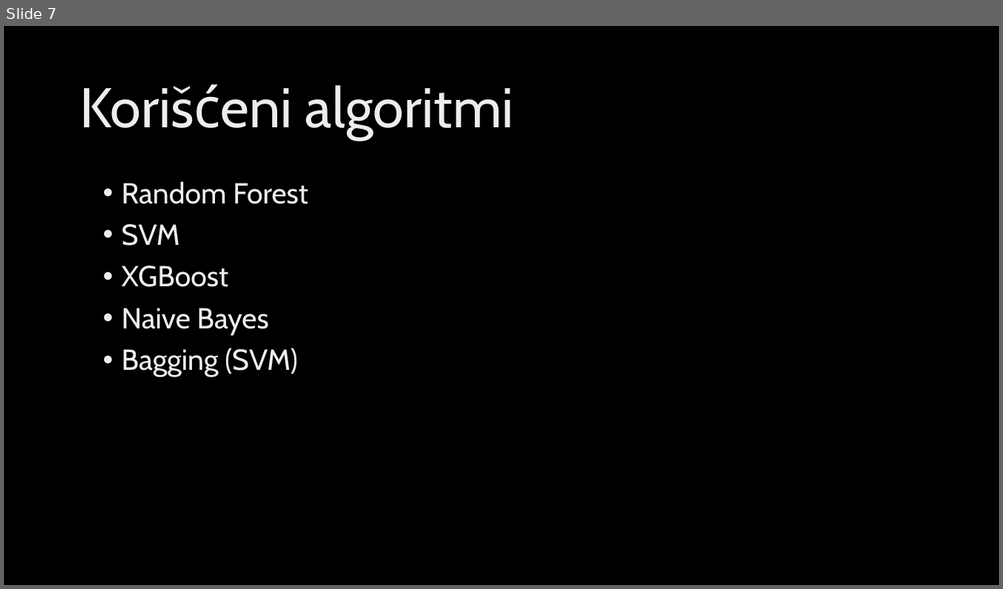
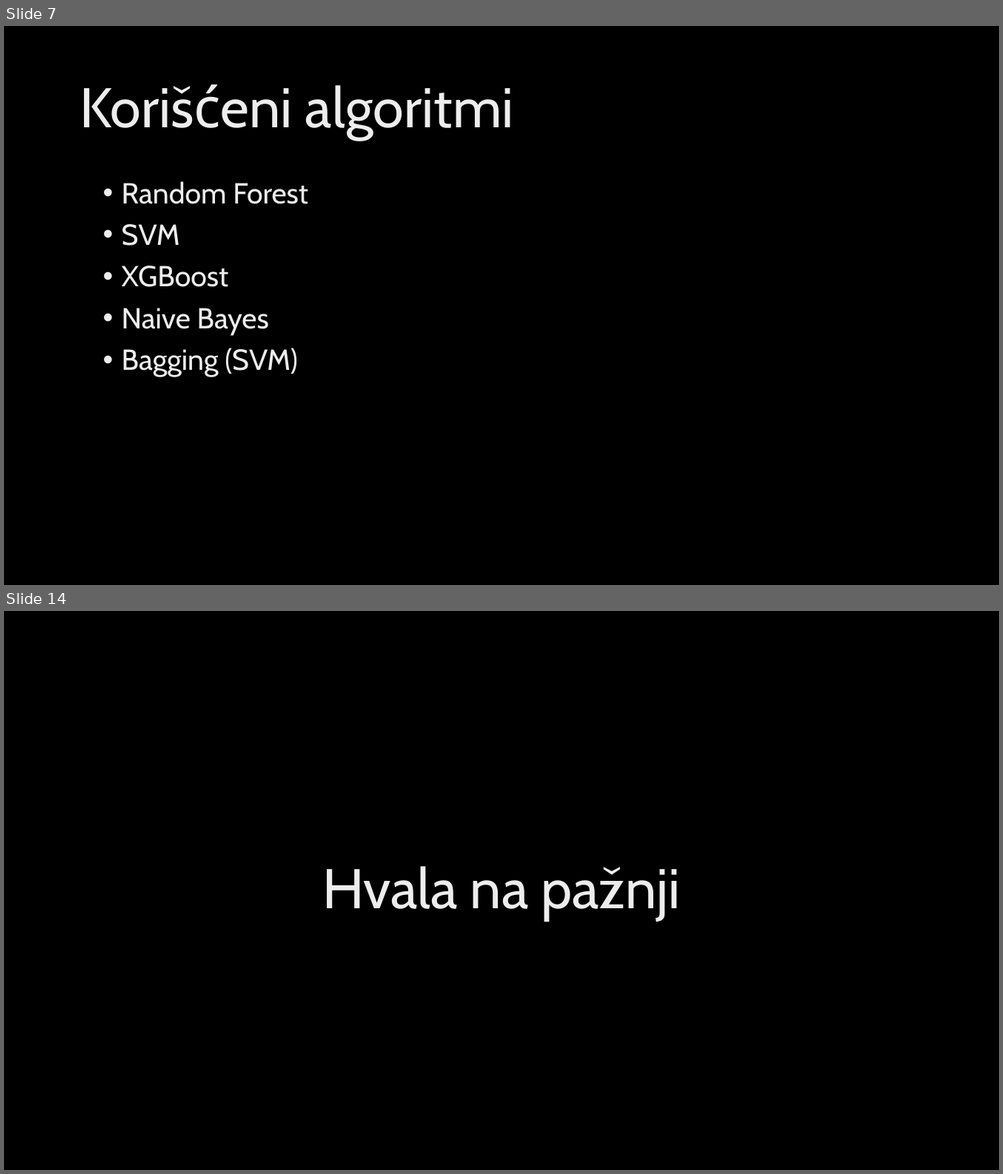
Before and after one commit to stuparlu/SIAP, a slide deck: Kickstarter predikcija.pptx. Shown one above the other, each under a label of ours: slide 7 before the commit, slides 7 and 14 after it; the slides between them are not shown. The pictures are 1003x589 and 1003x1174 pixels, drawn with LibreOffice and Linux fonts; fonts in the diff are those of the drawing; background and template pictures are left out. Boxes give left, top, right and bottom in pixels: in the first picture for what was removed or moved away, otherwise in the second. Text is boxed around its words. In the diff, an @@ line names an element or a change of style, - is before the commit and + after.

```diff
--- a/Kickstarter predikcija.pptx
+++ b/Kickstarter predikcija.pptx
@@ slide 14 added at bbox=[4, 611, 999, 1170], background picture (left out) @@
@@ title added at bbox=[322, 866, 680, 921], 54 pt, text gradient #BFBFBF to #EDEDED to #FFFFFF @@
+Hvala na pažnji
```
Also in this commit, not shown: 8 slides changed, 1 other slide added, 7 other files.
